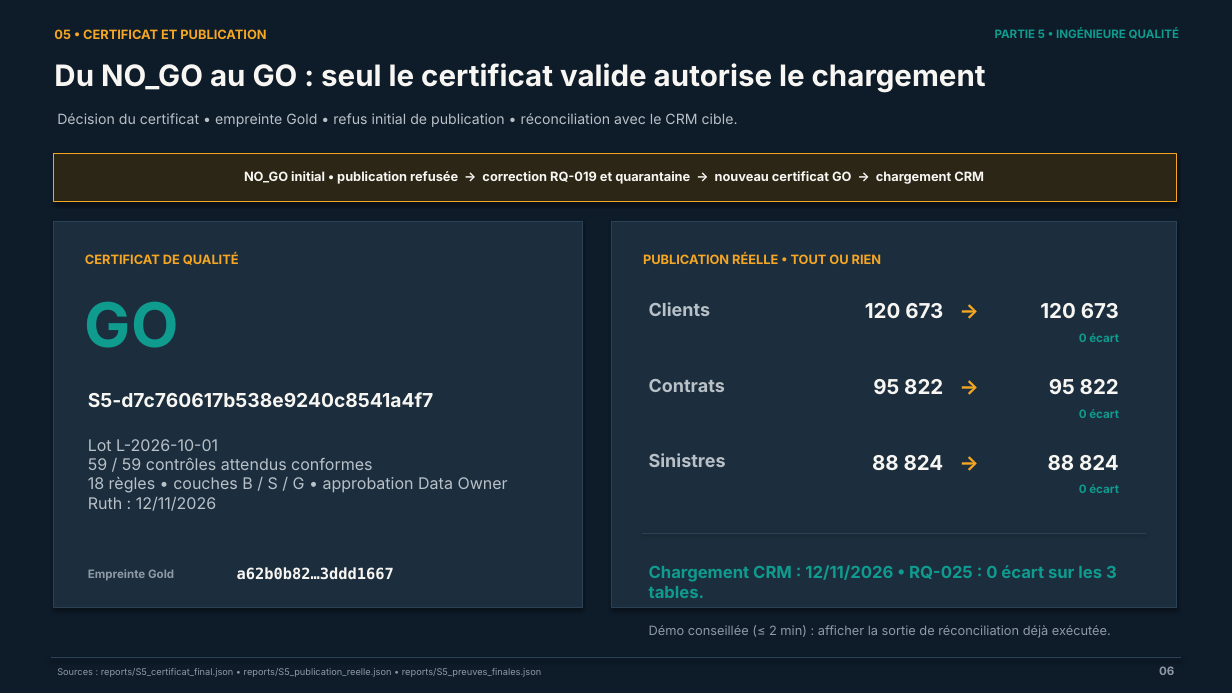
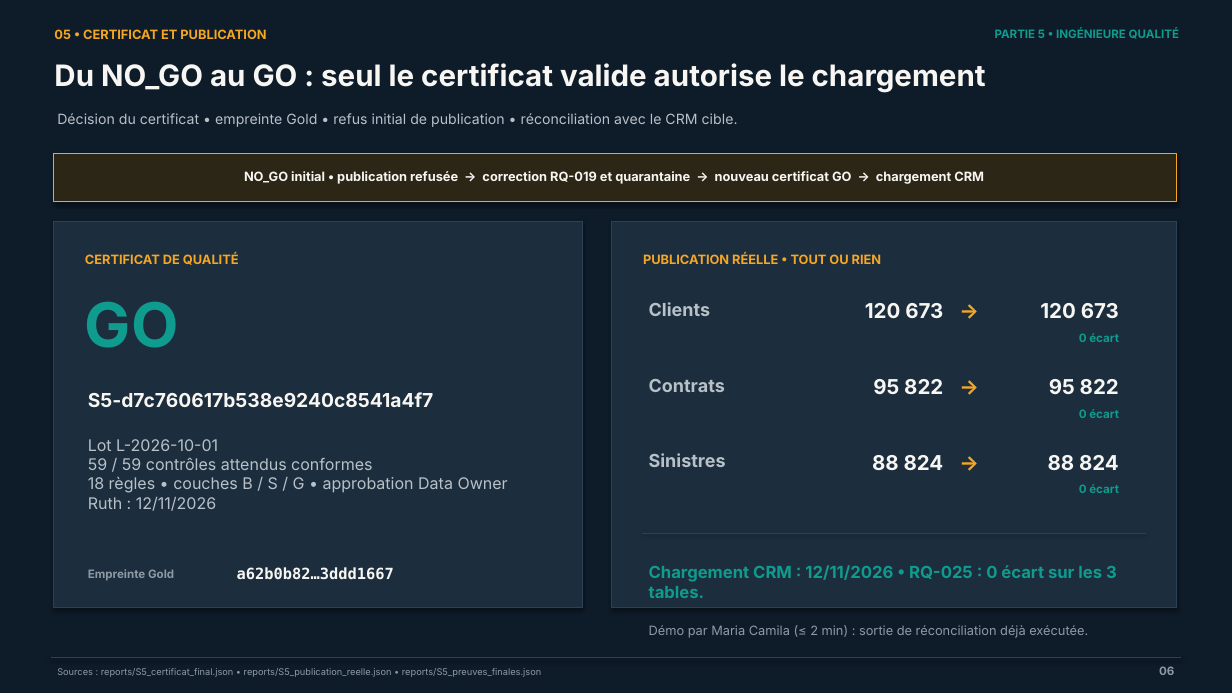
Before and after one commit to ruthabebeneg/td-qualite-g02, a slide deck: slide 7 of livrables/Soutenance_AssurConnect_G02.pptx (slide 6 before the commit). Drawn at 1232x693 pixels with LibreOffice and Linux fonts; fonts in the diff are those of the drawing. Boxes give left, top, right and bottom in pixels: in the first picture for what was removed or moved away, otherwise in the second. Text is boxed around its words. In the diff, an @@ line names an element or a change of style, - is before the commit and + after.

```diff
--- a/livrables/Soutenance_AssurConnect_G02.pptx
+++ b/livrables/Soutenance_AssurConnect_G02.pptx
@@ text at (x1=649, y1=625, x2=1088, y2=638): text changed @@
-Démo conseillée (≤ 2 min) : afficher la sortie de réconciliation déjà exécutée.
+Démo par Maria Camila (≤ 2 min) : sortie de réconciliation déjà exécutée.
```
Also in this commit, not shown: 5 other slides changed, 2 slides added, 1 other file.
